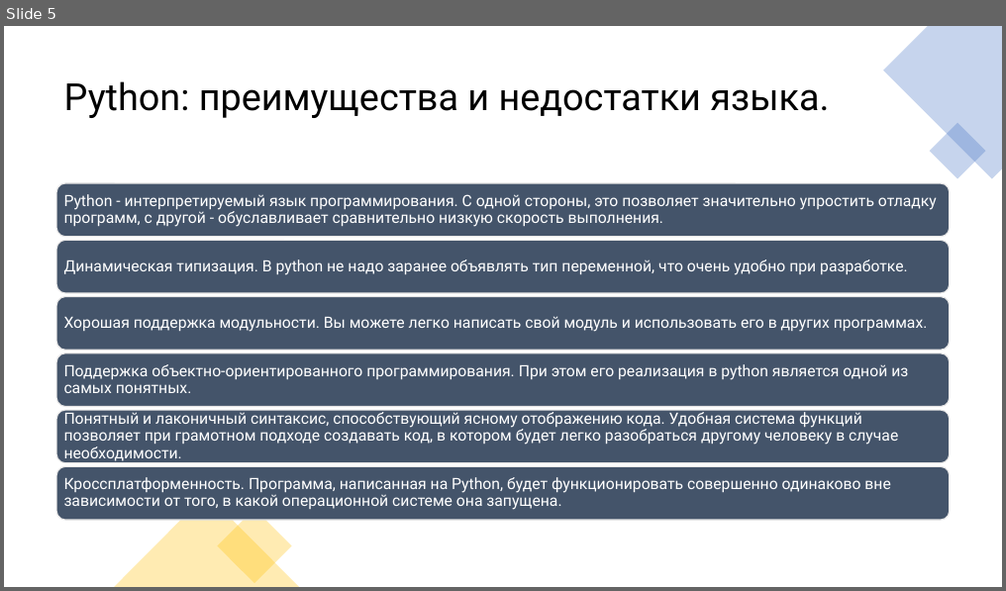
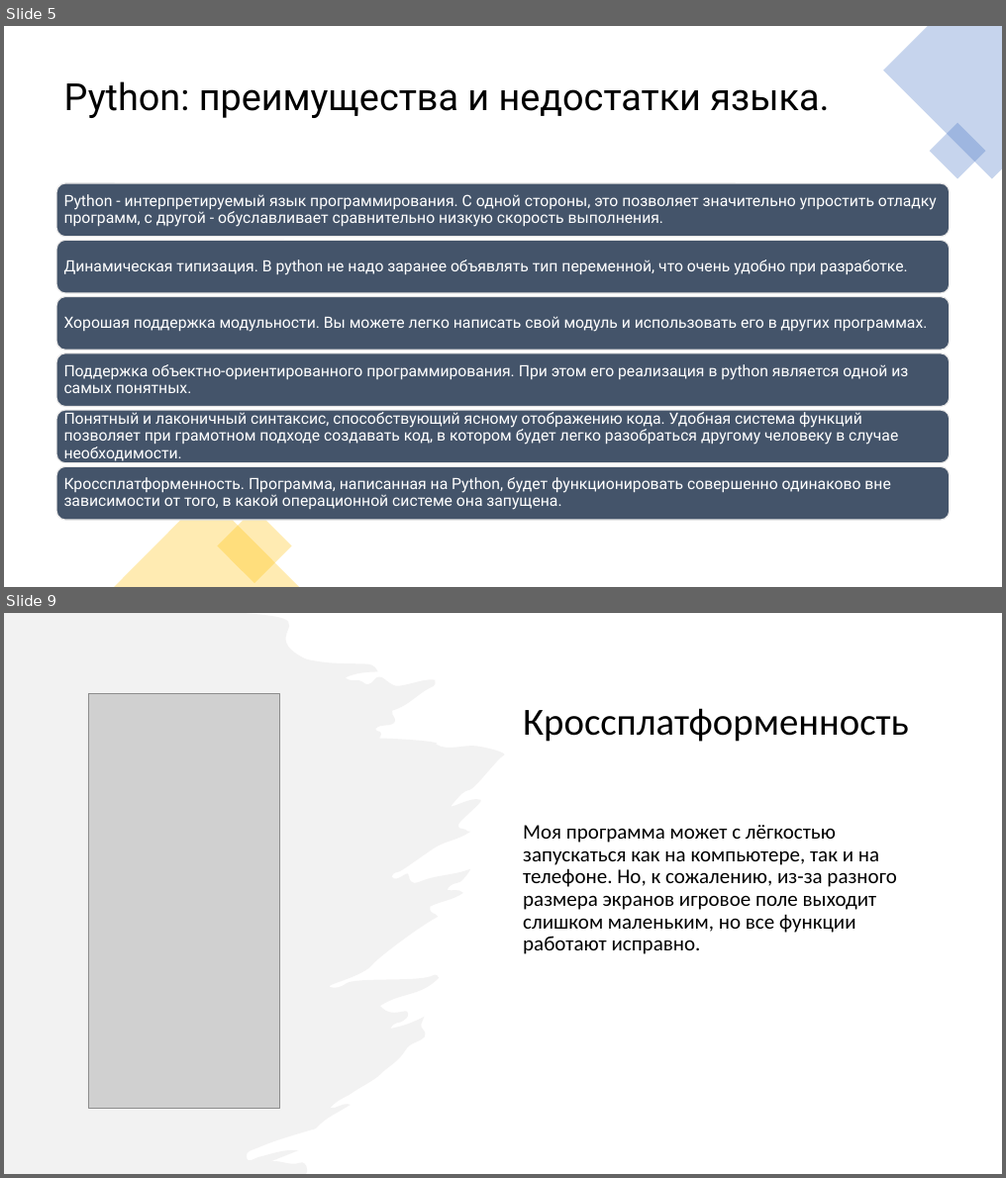
Before and after one commit to Jasczurka/PROJECT, a slide deck: Презентация 19.pptx. Shown one above the other, each under a label of ours: slide 5 before the commit, slides 5 and 9 after it; the slides between them are not shown. The pictures are 1006x591 and 1006x1178 pixels, drawn with LibreOffice and Linux fonts; fonts in the diff are those of the drawing; grey boxes stand for pictures. Boxes give left, top, right and bottom in pixels: in the first picture for what was removed or moved away, otherwise in the second. Text is boxed around its words. In the diff, an @@ line names an element or a change of style, - is before the commit and + after.

```diff
--- a/Презентация 19.pptx
+++ b/Презентация 19.pptx
@@ slide 9 added at box(4, 613, 1002, 1174), background #FFFFFF @@
@@ freeform shape added at box(4, 613, 505, 1174), fill #E7E6E6 at 50% opacity @@
@@ picture added at box(88, 694, 279, 1109) @@
@@ title added at box(523, 708, 909, 742), 37 pt, text #000000 @@
+Кроссплатформенность
@@ text added at box(523, 825, 896, 955), 20 pt, text #000000 @@
+Моя программа может с лёгкостью запускаться как на компьютере, так и на телефоне. Но, к сожалению, из-за разного размера экранов игровое поле выходит слишком маленьким, но все функции работают исправно.
```
Also in this commit, not shown: 3 slides changed.
